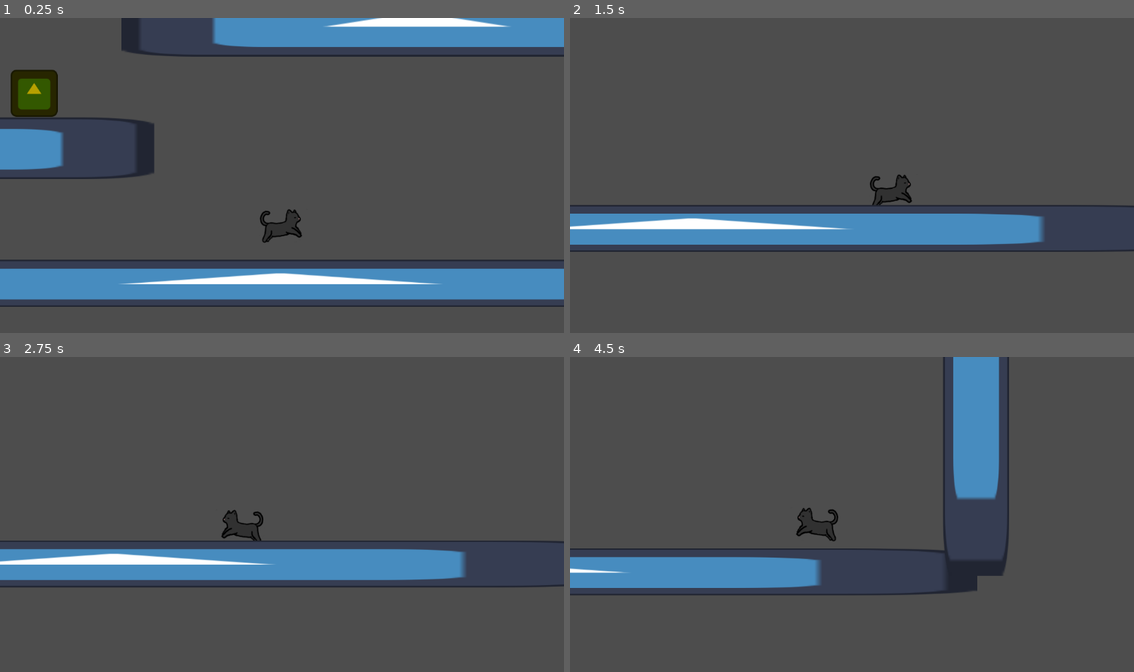
Above: before the commit, frames 1-4 (two rows, left to right).
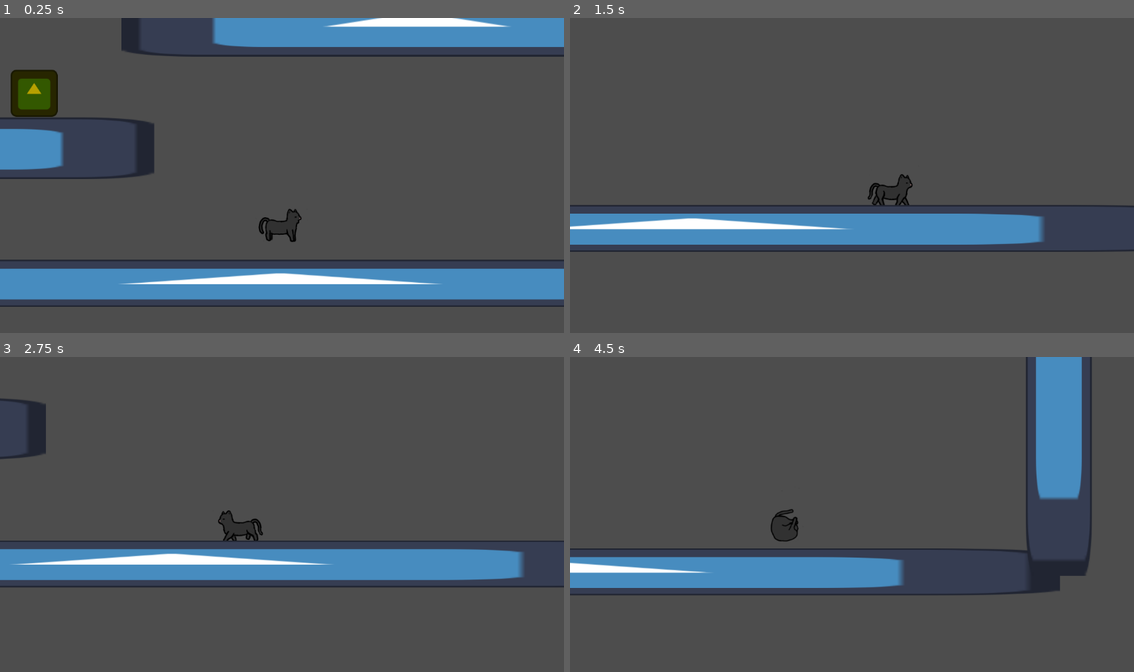
Above: after the commit, the same moments.

Repository: fuzzlea/5-Day-Game-Challenge
Game: Godot game, scene res://Scenes/Test/test.tscn
Two runs of this game, one before a commit and one after it. Both use one fixed random seed, a clock stepped at 60 frames per second and the inputs below. The engine's default icon, where the game draws it, is replaced by a stand-in: a white triangle on a blue panel in a dark square.
Inputs:
- Up to frame 1 (0.25 s): no input
- Up to frame 2 (1.5 s): hold D (Player-MoveRight) from 0.53 s (still down); tap K (Player-Mele, bound only after the commit) at 0.6 s; tap Space (Player-Jump) at 0.77 s; tap J (Player-Mele, bound only before the commit) at 1.35 s
- Up to frame 3 (2.75 s): tap Space (Player-Jump) at 1.52 s; release D (Player-MoveRight) at 2.03 s; hold A (Player-MoveLeft) from 2.03 s (still down); tap H (Player-Roll) at 2.1 s
- Up to frame 4 (4.5 s): release A (Player-MoveLeft) at 2.78 s; hold D (Player-MoveRight) 2.78-4.28 s; tap K (Player-Mele, bound only after the commit) at 2.85 s; tap Space (Player-Jump) at 3.02, 3.77 s; tap J (Player-Mele, bound only before the commit) at 3.6 s; hold A (Player-MoveLeft) from 4.28 s (still down); tap H (Player-Roll) at 4.35 s

The runs differ from the first frame. In frame 1, 0.3% of the frame differs, in the area x 45-54%, y 60-72%; in frame 2, 0.3%; in frame 3, 2.9%; in frame 4, 13%, in the area x 0-93%, y 0-76%.

Commit message:
Roll / State Machine Update

Diff:
--- a/Scenes/Player/Player.tscn
+++ b/Scenes/Player/Player.tscn
@@ -1,9 +1,21 @@
-[gd_scene load_steps=15 format=3 uid="uid://b7f82nkhwhmd"]
+[gd_scene load_steps=22 format=3 uid="uid://b7f82nkhwhmd"]
 
 [ext_resource type="Script" uid="uid://ck0bwvrxp2hax" path="res://Scripts/Player/Player.gd" id="1_gntrk"]
 [ext_resource type="Texture2D" uid="uid://bts5m8t70a5ms" path="res://icon.svg" id="1_rpqav"]
 [ext_resource type="Texture2D" uid="uid://kekgjs1q28ua" path="res://Assets/kitty sprite.png" id="2_ude3g"]
 [ext_resource type="PackedScene" uid="uid://bf3i6rha1s7dd" path="res://Scenes/Components/BodyComponent.tscn" id="3_h54ih"]
+
+[sub_resource type="AtlasTexture" id="AtlasTexture_esmjy"]
+atlas = ExtResource("2_ude3g")
+region = Rect2(900, 0, 150, 150)
+
+[sub_resource type="AtlasTexture" id="AtlasTexture_6tu5v"]
+atlas = ExtResource("2_ude3g")
+region = Rect2(1050, 0, 150, 150)
+
+[sub_resource type="AtlasTexture" id="AtlasTexture_spxdj"]
+atlas = ExtResource("2_ude3g")
+region = Rect2(1200, 0, 150, 150)
 
 [sub_resource type="AtlasTexture" id="AtlasTexture_t26db"]
 atlas = ExtResource("2_ude3g")
@@ -19,11 +31,27 @@
 
 [sub_resource type="AtlasTexture" id="AtlasTexture_825xp"]
 atlas = ExtResource("2_ude3g")
-region = Rect2(600, 0, 150, 150)
+region = Rect2(750, 150, 150, 150)
 
 [sub_resource type="AtlasTexture" id="AtlasTexture_ji083"]
 atlas = ExtResource("2_ude3g")
+region = Rect2(600, 0, 150, 150)
+
+[sub_resource type="AtlasTexture" id="AtlasTexture_0kmp4"]
+atlas = ExtResource("2_ude3g")
 region = Rect2(750, 0, 150, 150)
+
+[sub_resource type="AtlasTexture" id="AtlasTexture_i5acl"]
+atlas = ExtResource("2_ude3g")
+region = Rect2(300, 150, 150, 150)
+
+[sub_resource type="AtlasTexture" id="AtlasTexture_epg6k"]
+atlas = ExtResource("2_ude3g")
+region = Rect2(450, 150, 150, 150)
+
+[sub_resource type="AtlasTexture" id="AtlasTexture_0u84n"]
+atlas = ExtResource("2_ude3g")
+region = Rect2(600, 150, 150, 150)
 
 [sub_resource type="AtlasTexture" id="AtlasTexture_jmcll"]
 atlas = ExtResource("2_ude3g")
@@ -35,6 +63,20 @@
 
 [sub_resource type="SpriteFrames" id="SpriteFrames_4wape"]
 animations = [{
+"frames": [{
+"duration": 1.0,
+"texture": SubResource("AtlasTexture_esmjy")
+}, {
+"duration": 1.0,
+"texture": SubResource("AtlasTexture_6tu5v")
+}, {
+"duration": 1.0,
+"texture": SubResource("AtlasTexture_spxdj")
+}],
+"loop": true,
+"name": &"attack_mele",
+"speed": 5.0
+}, {
 "frames": [{
 "duration": 1.0,
 "texture": SubResource("AtlasTexture_t26db")
@@ -55,10 +97,27 @@
 }, {
 "duration": 1.0,
 "texture": SubResource("AtlasTexture_ji083")
+}, {
+"duration": 1.0,
+"texture": SubResource("AtlasTexture_0kmp4")
 }],
 "loop": false,
 "name": &"jump",
 "speed": 7.0
+}, {
+"frames": [{
+"duration": 1.0,
+"texture": SubResource("AtlasTexture_i5acl")
+}, {
+"duration": 1.0,
+"texture": SubResource("AtlasTexture_epg6k")
+}, {
+"duration": 1.0,
+"texture": SubResource("AtlasTexture_0u84n")
+}],
+"loop": true,
+"name": &"roll",
+"speed": 10.0
 }, {
 "frames": [{
 "duration": 1.0,
@@ -85,7 +144,8 @@
 
 [node name="AnimatedSprite2D" type="AnimatedSprite2D" parent="."]
 sprite_frames = SubResource("SpriteFrames_4wape")
-animation = &"jump"
+animation = &"attack_mele"
+frame_progress = 0.775173
 
 [node name="Sprite2D" type="Sprite2D" parent="."]
 visible = false
--- a/Scripts/Player/Player.gd
+++ b/Scripts/Player/Player.gd
@@ -57,7 +57,7 @@
 
 var speed = 600.0
 var jump_force = -1000.0
-var roll_force = 2500.0
+var roll_force = 5000.0
 var accel = 0.25
 var dir = 1
 var prevDir = 1
@@ -75,7 +75,7 @@
 var gravity = ProjectSettings.get_setting("physics/2d/default_gravity")
 
 var rolling_timer = 0
-var rolling_timer_threshold = 0.35
+var rolling_timer_threshold = 0.25
 
 var air_jumps = 1
 var air_jump_boost = 1.15
@@ -309,8 +309,19 @@
 
 
 func handle_animations():
-	#if State == "": return
-	return
+
+	var current_anims = [ # temp
+
+		"jump",
+		"idle",
+		"run",
+		"roll"
+
+	] #temp
+
+	if State == "": return
+	if not current_anims.has(State): return
+
 	$AnimatedSprite2D.animation = State
 	$AnimatedSprite2D.play()
 
--- a/project.godot
+++ b/project.godot
@@ -41,12 +41,12 @@
 }
 Player-Mele={
 "deadzone": 0.2,
-"events": [Object(InputEventKey,"resource_local_to_scene":fa …(141 unchanged characters)… ":false,"keycode":0,"physical_keycode":74,"key_label":0,"unicode":106,"location":0,"echo":false,"script":null)
+"events": [Object(InputEventKey,"resource_local_to_scene":fa …(141 unchanged characters)… ":false,"keycode":0,"physical_keycode":75,"key_label":0,"unicode":107,"location":0,"echo":false,"script":null)
 ]
 }
 Player-Range={
 "deadzone": 0.2,
-"events": [Object(InputEventKey,"resource_local_to_scene":fa …(141 unchanged characters)… ":false,"keycode":0,"physical_keycode":75,"key_label":0,"unicode":107,"location":0,"echo":false,"script":null)
+"events": [Object(InputEventKey,"resource_local_to_scene":fa …(141 unchanged characters)… ":false,"keycode":0,"physical_keycode":74,"key_label":0,"unicode":106,"location":0,"echo":false,"script":null)
 ]
 }
 Player-Roll={
